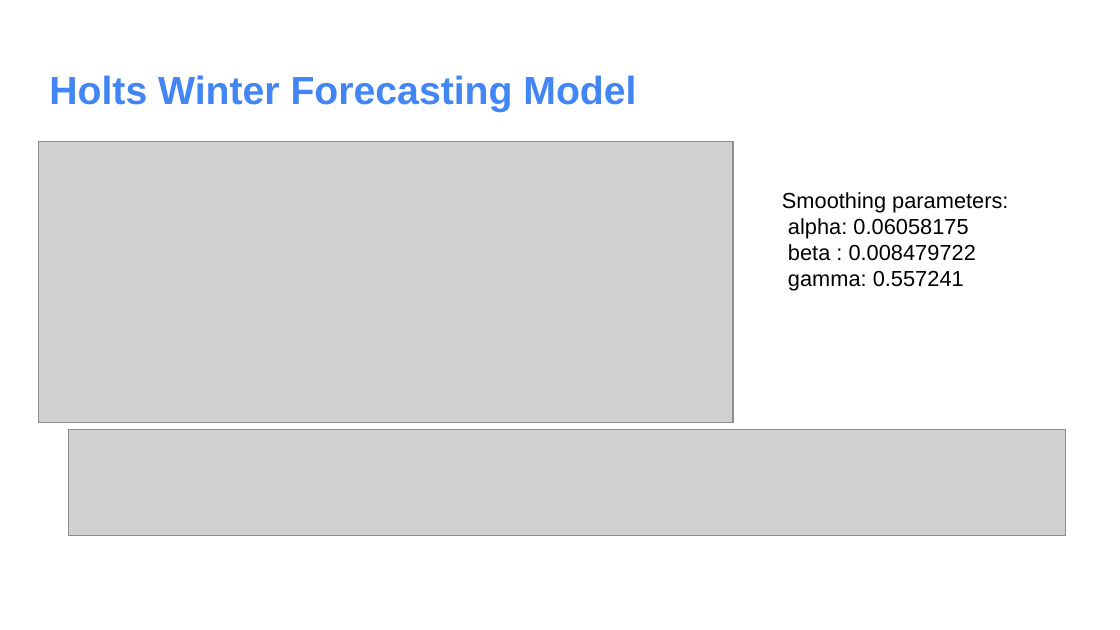
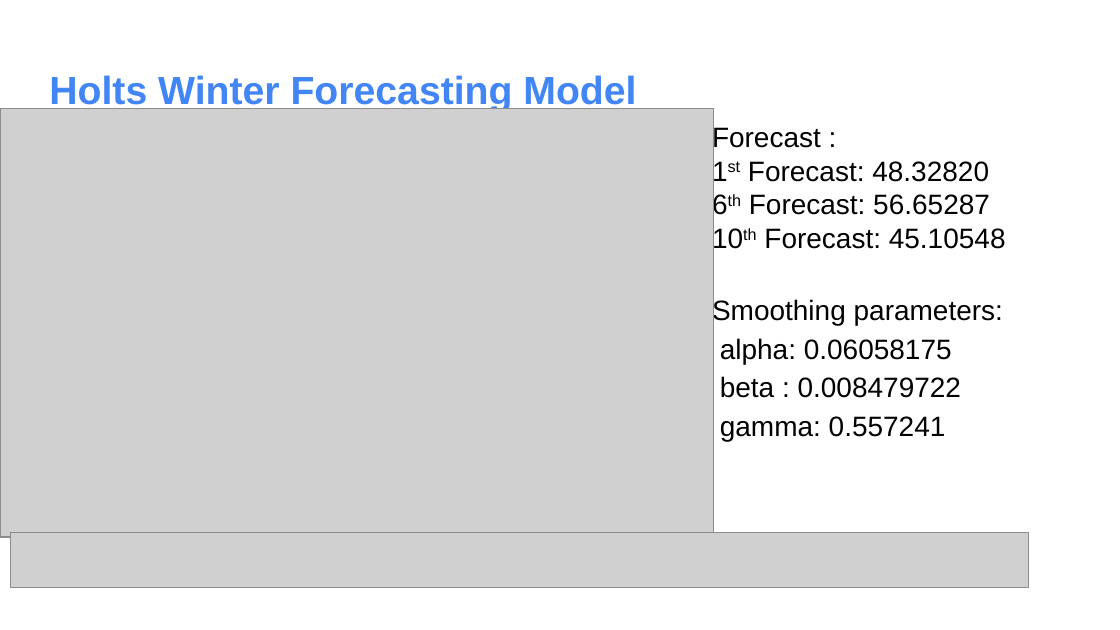
Before and after one commit to vaibhavimukadam/BussinessForecasting-WalmartSaleAnalysis, a slide deck: slide 13 of BusinessForecasting_group9.pptx. Drawn at 1120x630 pixels with LibreOffice and Linux fonts; fonts in the diff are those of the drawing; grey boxes stand for pictures. Boxes give left, top, right and bottom in pixels: in the first picture for what was removed or moved away, otherwise in the second. Text is boxed around its words. In the diff, an @@ line names an element or a change of style, - is before the commit and + after.

```diff
--- a/BusinessForecasting_group9.pptx
+++ b/BusinessForecasting_group9.pptx
@@ picture: place and size @@
-picture at (38, 141, 732, 422)
+picture at (0, 109, 713, 538)
@@ text added at (712, 125, 1006, 441), 18 pt, text #000000 @@
+Forecast :
+1st Forecast: 48.32820
+6th Forecast: 56.65287
+10th Forecast: 45.10548
+Smoothing parameters:
+alpha: 0.06058175
+beta : 0.008479722
+gamma: 0.557241
@@ text removed at (782, 192, 1008, 291) @@
-Smoothing parameters:
-alpha: 0.06058175
-beta : 0.008479722
-gamma: 0.557241
@@ picture removed at (68, 429, 1065, 535) @@
@@ picture added at (11, 533, 1029, 588) @@
```
Also in this commit, not shown: 8 other slides changed, 4 slides added, 2 slides removed, 4 other files.
